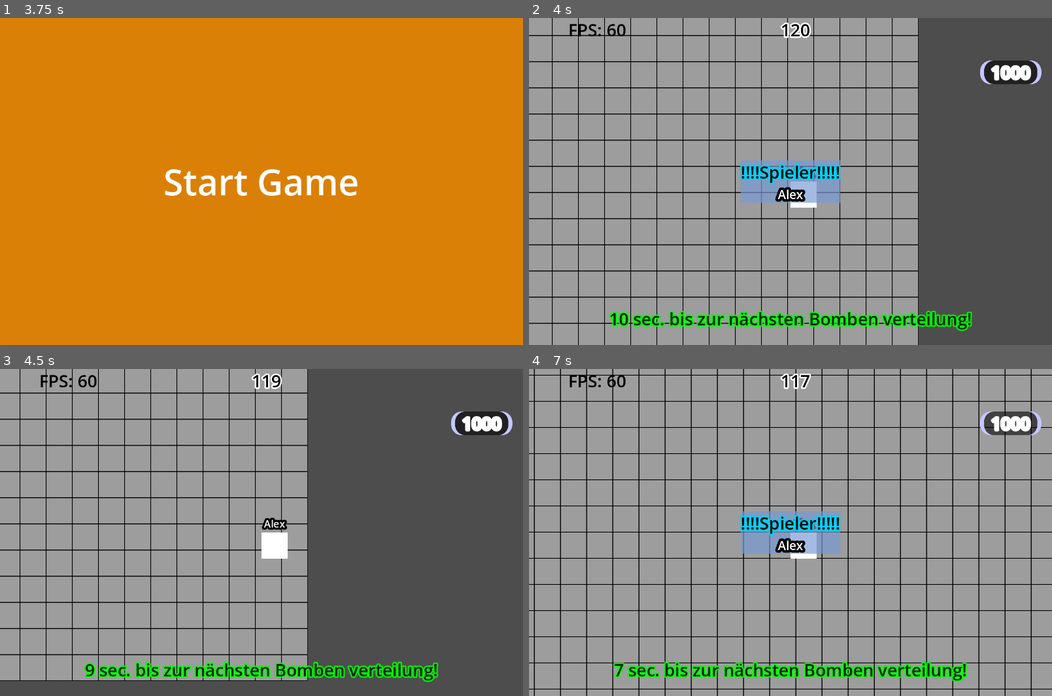
Above: before the commit, frames 1-4 (two rows, left to right).
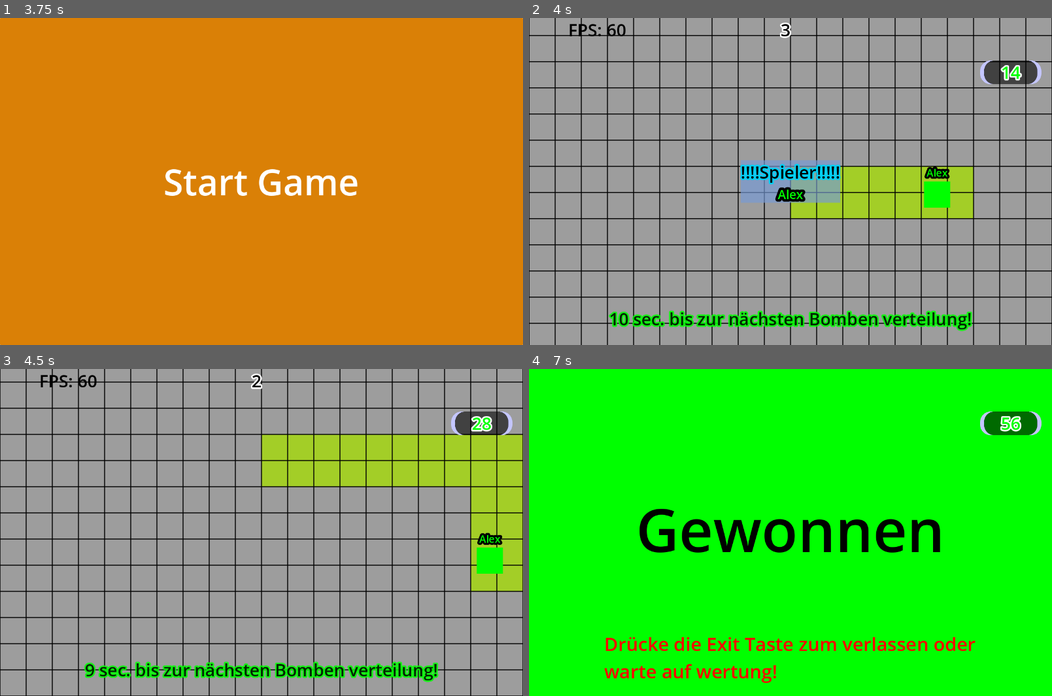
Above: after the commit, the same moments.

Repository: NIK-98/Paint_The_Ground
Game: Godot game, scene res://sceens/level.tscn
Same seed, same stepped clock (60 frames per second), same inputs: the game is played once before the commit and once after it. This scene is started directly instead of the project's main scene.
Inputs (mouse positions are in pixels of both pictures, inside the frame that each line leads up to):
- Up to frame 1 (3.75 s): click (261, 34) at 0.52 s; type "Alex" at 0.6 s; click "Start Game" at 1.25 s; click "Start Game" at 2 s; click "Bestätiegen" at 2.75 s; tap Enter at 3.5 s; move the mouse to (376, 165) at 3.52 s; hold D (right) from 3.53 s (still down); hold Tab (Info) from 3.53 s (still down); click (376, 165) at 3.67 s
- Up to frame 2 (4 s): keep holding D (right); keep holding Tab (Info)
- Up to frame 3 (4.5 s): move the mouse to (156, 548) at 4.27 s; release D (right) at 4.28 s; release Tab (Info) at 4.28 s; hold S (down) from 4.28 s (still down); tap Tab (Info) at 4.35 s
- Up to frame 4 (7 s): tap Space at 5 s; move the mouse to (842, 460) at 5.02 s; release S (down) at 5.03 s; hold D (right) 5.03-5.78 s; hold Tab (Info) 5.03-5.78 s; tap Enter at 5.75 s; move the mouse to (764, 597) at 5.77 s; hold W (up) 5.78-6.53 s; tap Tab (Info) at 5.85 s; click (764, 597) at 5.92 s; move the mouse to (947, 581) at 6.52 s; hold A (left) from 6.53 s (still down); hold Tab (Info) from 6.53 s (still down)

Frame 1 is identical in both runs. In frame 2, 33% of the frame differs, in the area x 0-100%, y 0-100%; in frame 3, 54%; in frame 4, 99%.
Error before the commit: Attempt to call function 'get_node' in base 'null instance' on a null instance. (res://scripts/player.gd:30)
Error after the commit: Attempt to call function 'get_node' in base 'null instance' on a null instance. (res://scripts/level.gd:177)

Commit message:
mehrrere kleinere bug fixes mit dc server verbindung

Diff:
--- a/sceens/level.tscn
+++ b/sceens/level.tscn
@@ -344,7 +344,7 @@
 [node name="Scoreboard" parent="." instance=ExtResource("17_4co2s")]
 
 [node name="Timer" type="Timer" parent="." groups=["timer"]]
-wait_time = 120.0
+wait_time = 3.0
 
 [node name="Timerende" type="Timer" parent="."]
 wait_time = 3.0
--- a/sceens/scoreboard.tscn
+++ b/sceens/scoreboard.tscn
@@ -64,13 +64,6 @@
 Button/styles/hover = SubResource("StyleBoxFlat_mbhc3")
 Button/styles/normal = SubResource("StyleBoxFlat_08hjf")
 
-[sub_resource type="Theme" id="Theme_4ugxm"]
-default_font = SubResource("SystemFont_cqbu0")
-Button/font_sizes/font_size = 90
-Button/styles/focus = SubResource("StyleBoxFlat_mbhc3")
-Button/styles/hover = SubResource("StyleBoxFlat_mbhc3")
-Button/styles/normal = SubResource("StyleBoxFlat_08hjf")
-
 [sub_resource type="LabelSettings" id="LabelSettings_35yls"]
 font_size = 50
 font_color = Color(1, 1, 0, 1)
@@ -157,23 +150,11 @@
 [node name="restart" type="Button" parent="CanvasLayer/CenterContainer/PanelContainer/MarginContainer/VBoxContainer/HBoxContainer"]
 process_mode = 3
 layout_mode = 2
-focus_neighbor_left = NodePath("../Reset")
-focus_neighbor_right = NodePath("../Reset")
 theme = SubResource("Theme_64oux")
 theme_override_colors/font_color = Color(1, 0, 0, 1)
 theme_override_font_sizes/font_size = 50
 text = "Neues Spiel"
 
-[node name="Reset" type="Button" parent="CanvasLayer/CenterContainer/PanelContainer/MarginContainer/VBoxContainer/HBoxContainer"]
-process_mode = 3
-layout_mode = 2
-focus_neighbor_left = NodePath("../restart")
-focus_neighbor_right = NodePath("../restart")
-theme = SubResource("Theme_4ugxm")
-theme_override_colors/font_color = Color(1, 0.890196, 0, 1)
-theme_override_font_sizes/font_size = 50
-text = "Reset"
-
 [node name="Label_score" type="Label" parent="CanvasLayer/CenterContainer/PanelContainer/MarginContainer/VBoxContainer/HBoxContainer"]
 layout_mode = 2
 text = "Score: "
@@ -221,4 +202,3 @@
 replication_config = SubResource("SceneReplicationConfig_qcn5r")
 
 [connection signal="pressed" from="CanvasLayer/CenterContainer/PanelContainer/MarginContainer/VBoxContainer/HBoxContainer/restart" to="." method="_on_restart_pressed"]
-[connection signal="pressed" from="CanvasLayer/CenterContainer/PanelContainer/MarginContainer/VBoxContainer/HBoxContainer/Reset" to="." method="_on_reset_pressed"]
--- a/scripts/level.gd
+++ b/scripts/level.gd
@@ -44,9 +44,9 @@
 	$loby.reset_loby()
 	var fps = Engine.get_frames_per_second()
 	$"CanvasLayer/fps".text = str("FPS: ", fps)
-	if not $Timer.is_stopped() and multiplayer.is_server():
+	if not $Timer.is_stopped():
 		$CanvasLayer/Time.text = str(round($Timer.time_left))
-	if not $Timerbomb.is_stopped() and multiplayer.is_server():
+	if not $Timerbomb.is_stopped():
 		$CanvasLayer/Bomb_time.text = str(round($Timerbomb.time_left), " sec. bis zur nächsten Bomben verteilung!")
 
 
@@ -80,6 +80,7 @@
 		return
 	if len(multiplayer.get_peers()) < $loby.Max_clients:
 		$loby.update_player_count.rpc()
+	hide_ui.rpc()
 	var player = player_sceen.instantiate()
 	player.name = str(id)
 	get_node("Players").add_child(player, true)
@@ -169,6 +170,11 @@
 	$Timer.stop()
 	$Timerbomb.stop()
 	Time_out = true
+
+
+@rpc("any_peer","call_local")
+func hide_ui():
+	main.get_node("UI").visible = false
 
 
 @rpc("any_peer","call_local")
@@ -193,7 +199,6 @@
 		get_node("Players").get_node(str(multiplayer.get_unique_id())).Gametriggerstart = false
 		get_node("Players").get_node(str(multiplayer.get_unique_id())).score = 0
 		get_node("Scoreboard/CanvasLayer").visible = false
-		starting = false
 	main.get_node("UI").visible = false
 	$Timer.stop()
 	$Timerbomb.stop()
--- a/scripts/loby.gd
+++ b/scripts/loby.gd
@@ -224,12 +224,15 @@
 		if len(multiplayer.get_peers()) == 0 and is_running:
 			get_parent().stoped_game.rpc()
 			reset_var.rpc()
+			get_parent().get_node("Scoreboard").Scoreboard_List = []
 			get_parent().reset_vars_level.rpc()
+			get_parent().stoped_game.rpc()
 			get_parent().reset_bomben.rpc()
 			exit()
 
 func restart_game():
 	get_parent().reset_vars_level.rpc()
+	get_parent().stoped_game.rpc()
 
 
 @rpc("any_peer","call_local")
--- a/scripts/player.gd
+++ b/scripts/player.gd
@@ -27,7 +27,6 @@
 	position = Vector2(randi_range(player_spawn_grenze,Global.Spielfeld_Size.x-player_spawn_grenze-$Color.size.x),randi_range(player_spawn_grenze,Global.Spielfeld_Size.y-player_spawn_grenze-$Color.size.y))
 
 func _ready():
-	main.get_node("UI").visible = false
 	$CanvasLayer/Winner.visible = false
 	$CanvasLayer/Los.visible = false
 	$Camera2D.limit_right = Global.Spielfeld_Size.x
--- a/scripts/scoreboard.gd
+++ b/scripts/scoreboard.gd
@@ -59,16 +59,5 @@
 		$CanvasLayer/CenterContainer/PanelContainer/MarginContainer/VBoxContainer/ScrollContainer.scroll_vertical += 5
 
 
-func _on_reset_pressed():
-	for eintrag in range(len(Scoreboard_List)):
-		var score_feld = str("CanvasLayer/CenterContainer/PanelContainer/MarginContainer/VBoxContainer/ScrollContainer/VBoxContainer/HBoxContainer",eintrag,"/Score",eintrag)
-		var name_feld = str("CanvasLayer/CenterContainer/PanelContainer/MarginContainer/VBoxContainer/ScrollContainer/VBoxContainer/HBoxContainer",eintrag,"/name",eintrag)
-		get_node(score_feld).text = ""
-		get_node(name_feld).text = ""
-		if eintrag > 9:
-			get_node(str("CanvasLayer/CenterContainer/PanelContainer/MarginContainer/VBoxContainer/ScrollContainer/VBoxContainer/HBoxContainer",eintrag)).queue_free()
-	Scoreboard_List = []
-
-
 func _on_restart_pressed():
 	get_parent().get_node("loby").restart_game()
--- a/scripts/ui.gd
+++ b/scripts/ui.gd
@@ -26,9 +26,9 @@
 
 
 func _ready():
+	name = "UI"
 	if OS.has_feature("dedicated_server"):
 		return
-	name = "UI"
 
 func _process(_delta):
 	if not loaded:
Not shown: 1 places in sceens/scoreboard.tscn that only renumber resources
